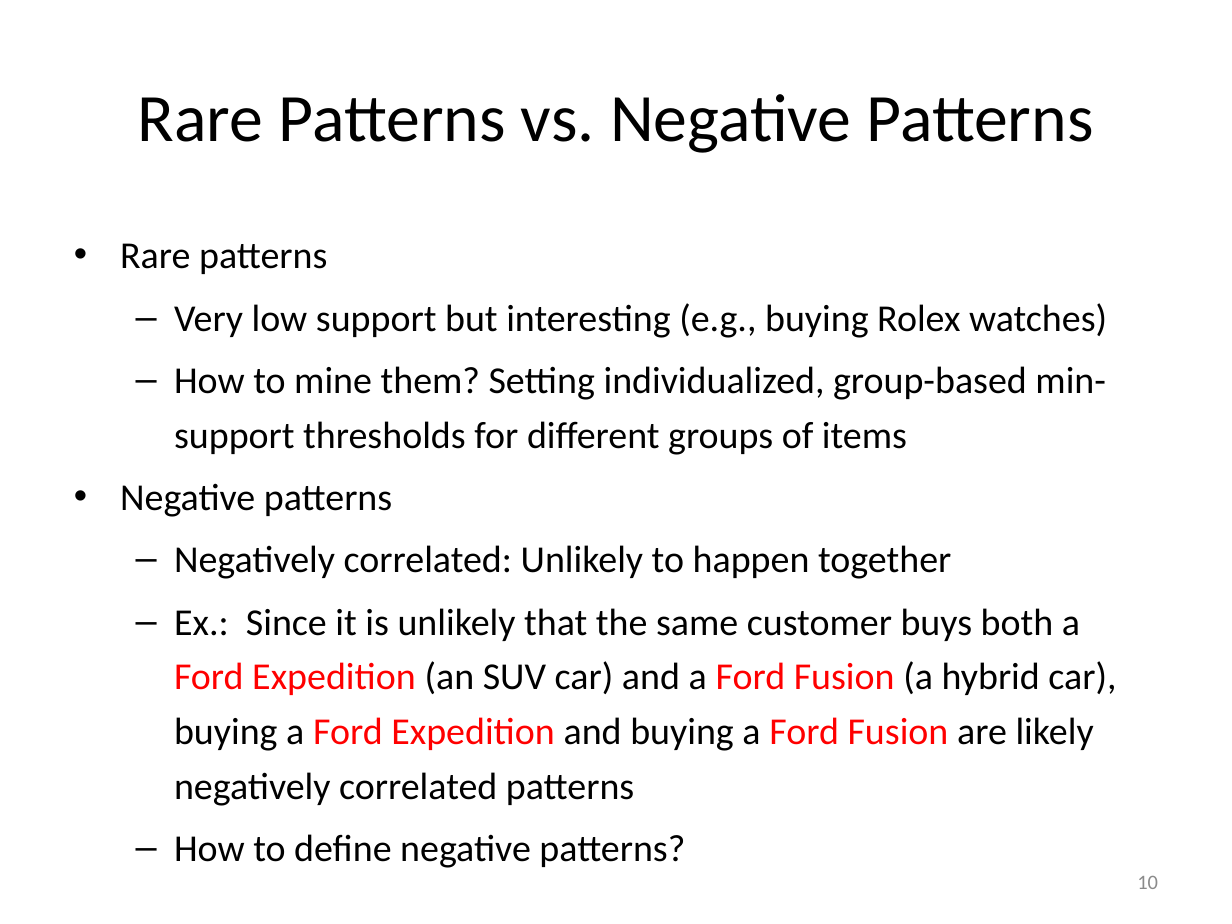
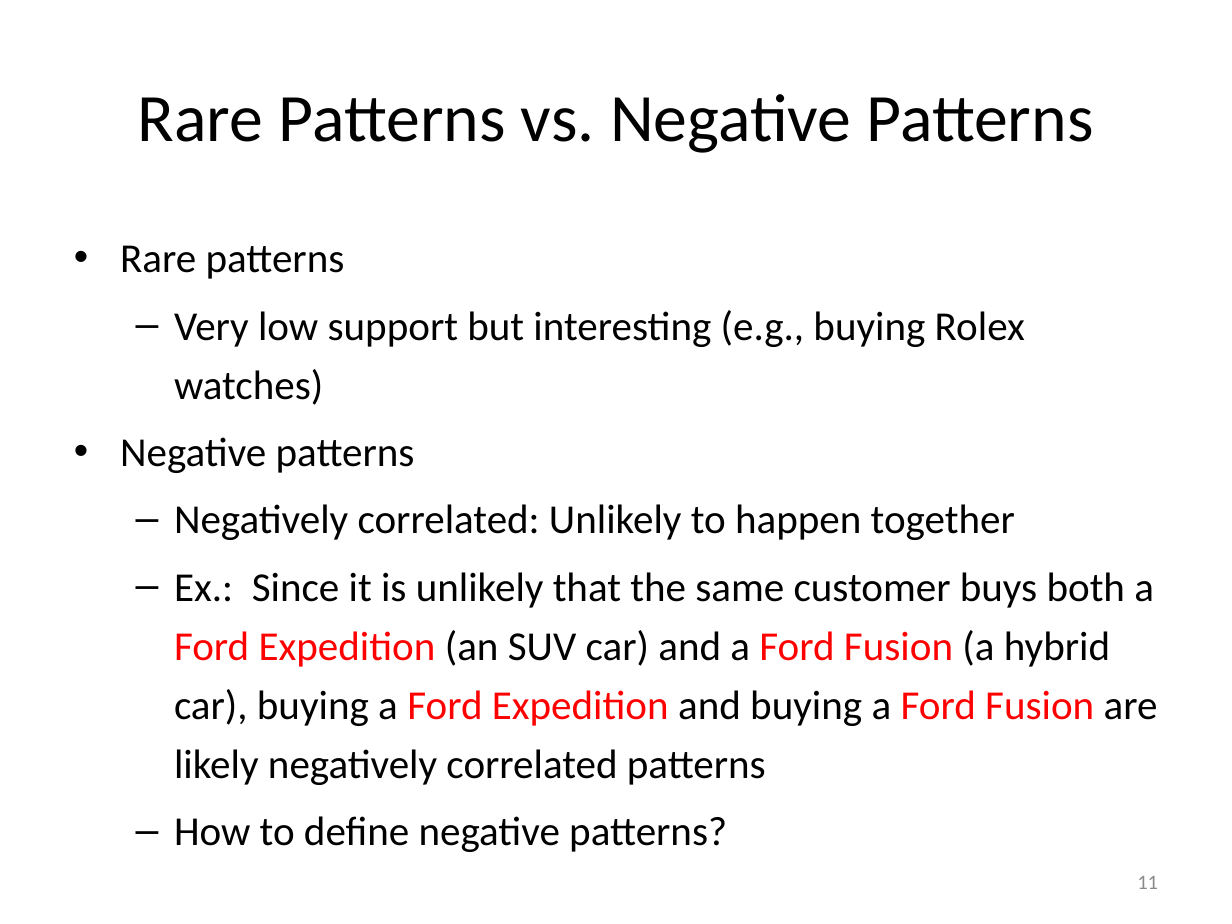
Before and after one commit to mjiang89/mjiang89.github.io, a slide deck: slide 11 of teaching/CSEx0647Fall17-12-BeyondItemset.pptx (slide 10 before the commit). Drawn at 1232x924 pixels with LibreOffice and Linux fonts; fonts in the diff are those of the drawing. Boxes give left, top, right and bottom in pixels: in the first picture for what was removed or moved away, otherwise in the second. Text is boxed around its words. In the diff, an @@ line names an element or a change of style, - is before the commit and + after.

```diff
--- a/teaching/CSEx0647Fall17-12-BeyondItemset.pptx
+++ b/teaching/CSEx0647Fall17-12-BeyondItemset.pptx
@@ text "Rare patterns" at [120,245,1158,852]: size 22.2 to 24 pt @@
@@ text at [174,366,1106,455]: paragraph removed @@
-  – How to mine them? Setting individualized, group-based min-support thresholds for different groups of items
@@ page number at [1137,876,1158,889]: text changed @@
-10
+11
```
Also in this commit, not shown: 8 other slides changed, 14 slides added, 12 slides removed, 4 other files.
